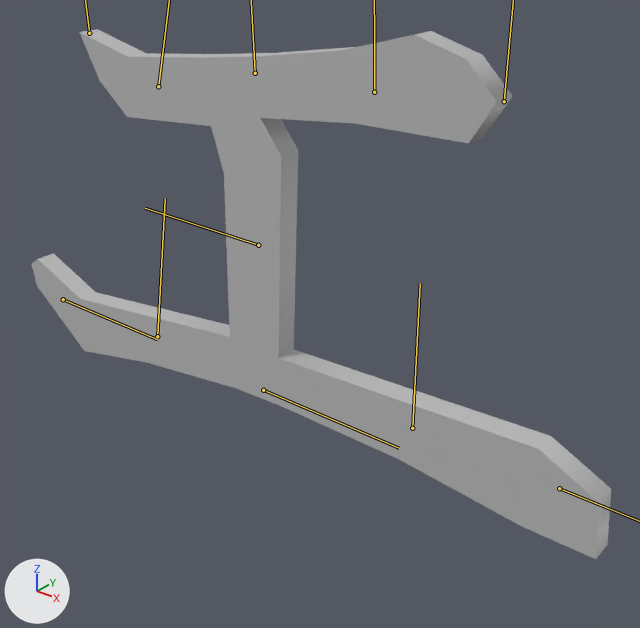
Two versions of the FBX model 自作ライブラリ/Project1/Resources/FBX/NormalMode_2.fbx, one commit apart.
Both versions are drawn from a camera (50 mm lens) standing at (0.0262, -0.025, 0.0247) and looking at (0.0056, 0.0006, 0.0088). Lighting does not change. The marker at lower left points along +X, +Y and +Z. Both versions are drawn at frame 241 of the action 'left'; the numbers are the values there. The bones that bend it are drawn over the model as lines.
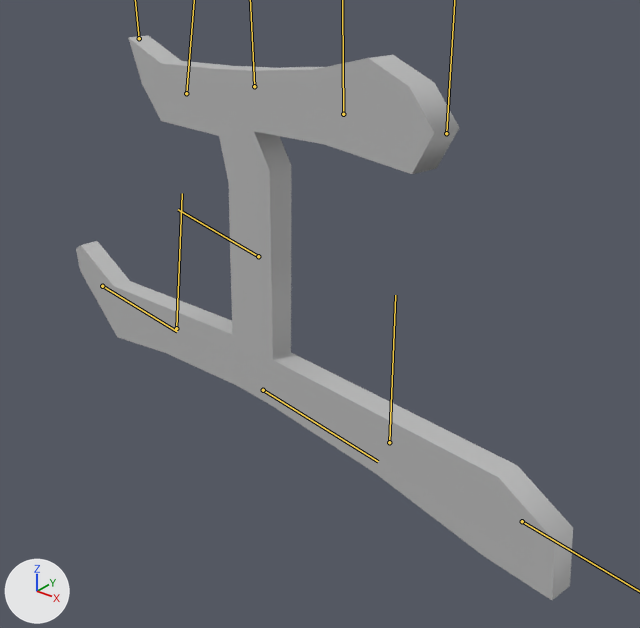
Boxes [x1, y1, x2, y2] around the edits, measured in the pictures (640 x 628 px):
'pCube2', posed (14% narrower, 6% taller): before [32, 29, 611, 559]; after [76, 36, 573, 600]
bone 'joint12', root to tip: before (263, 390) to (399, 448); after (263, 390) to (378, 461)
bone 'joint2', root to tip: before (258, 245) to (145, 208); after (258, 256) to (178, 209)

The change, as a diff of the scene's bpy script:
```diff
--- a/自作ライブラリ/Project1/Resources/FBX/NormalMode_2.fbx.py
+++ b/自作ライブラリ/Project1/Resources/FBX/NormalMode_2.fbx.py
@@ bone_joint12 @@
 bone_joint12 = bpy.data.objects['_2'].pose.bones['joint12']
-bone_joint12.location = (0.0, 0.0, 0.0)
-bone_joint12.rotation_quaternion = (1.0, 0.0, 0.0, 0.0)  # degrees (0, 0, 0)
+bone_joint12.location = (0.0, 0.0, -0.002)
+bone_joint12.rotation_quaternion = (0.996, -0.087, 0.0, 0.0)  # degrees (-10, 0, 0)
@@ bone_joint2 @@
 bone_joint2 = bpy.data.objects['_2'].pose.bones['joint2']  # child of 'joint12'
-bone_joint2.location = (0.0, 0.0, 0.0)
-bone_joint2.rotation_quaternion = (1.0, 0.0, 0.0, 0.0)  # degrees (0, 0, 0)
+bone_joint2.location = (-0.05, -0.001, 0.001)
+bone_joint2.rotation_quaternion = (0.999, -0.044, -0.001, 0.0)  # degrees (-5, 0, 0)
```
